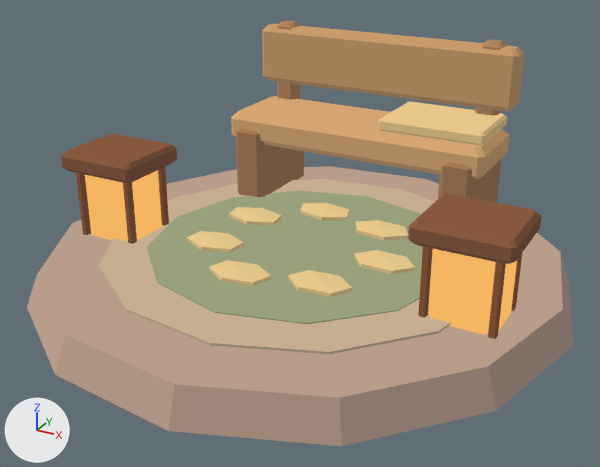
Before and after pictures for a commit that changed the glTF model assets/models/dusk_camp.glb.
The view is the same before and after, from a camera (50 mm lens) standing at (1.4, -2.57, 1.44) and looking at (0.03, -0.08, 0.2). Lighting does not change. The marker at lower left points along +X, +Y and +Z. The picture after the commit comes second. Vertices at exactly the same position are counted once.

Objects in the first picture: 'Glockenrast · Bank und ruhiges Licht'.
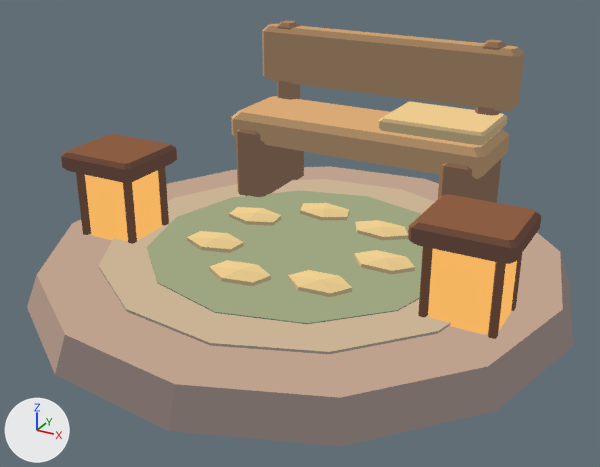
The change in detail:
me_glockenrast___bank_und_ruhiges_licht has 846 vertices, 1568 faces and spans x -1.01..1.04, y -1.03..1.03, z -0.04..0.81.
me_glockenrast___bank_und_ruhiges_licht is used by ob_glockenrast___bank_und_ruhiges_licht; location (0.0, 0.0, 0.0).
me_glockenrast___bank_und_ruhiges_licht part 1: 1448 faces centred in x -0.99..0.98, y -1.0..0.98, z -0.04..0.81 are repainted in the vertex colours, in many colours.

Pixel boxes [x1, y1, x2, y2] of what changed, in the pictures (600 x 467 px):
part 1 of me_glockenrast___bank_und_ruhiges_licht, recoloured
    both: [27, 21, 541, 446]
